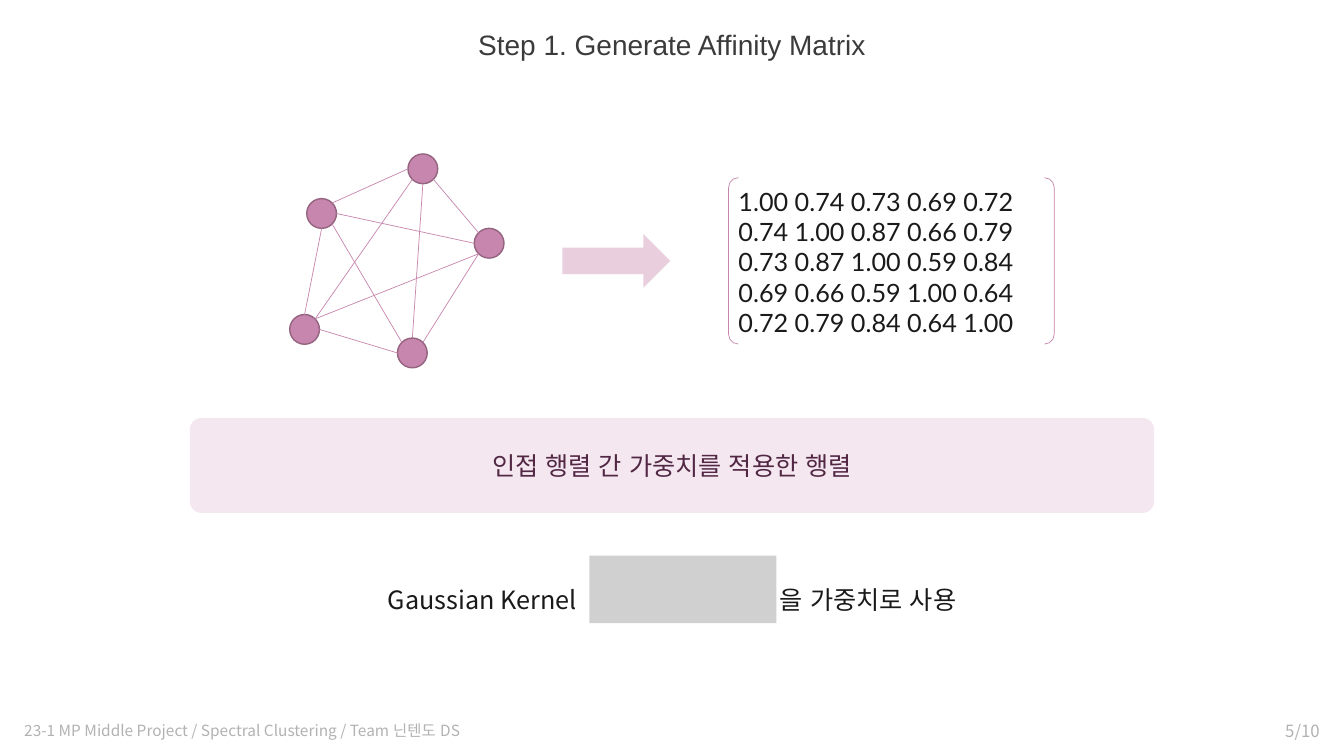
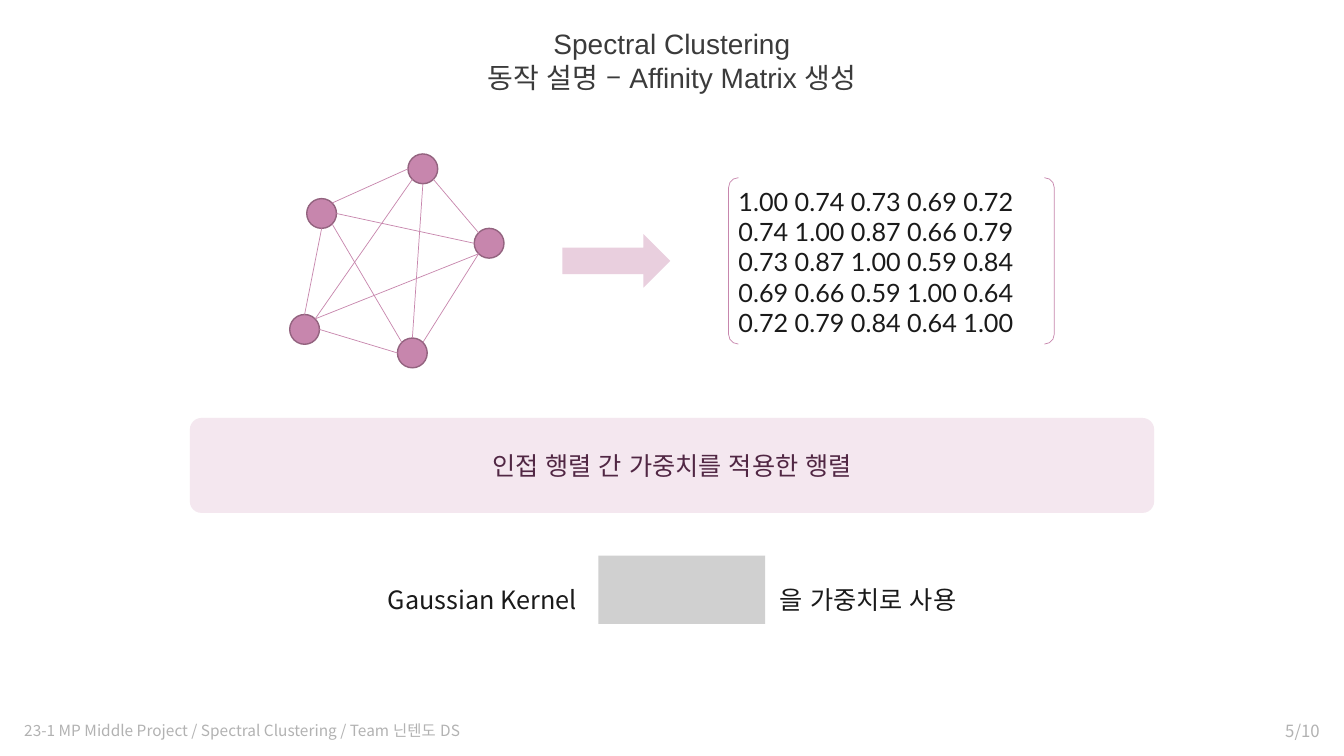
Before and after one commit to Ssunghyn/MP-Middle-Project, a slide deck: slide 5 of MP_Middle_Project/mp_presentation.pptx. Drawn at 1344x756 pixels with LibreOffice and Linux fonts; fonts in the diff are those of the drawing; grey boxes stand for pictures. Boxes give left, top, right and bottom in pixels: in the first picture for what was removed or moved away, otherwise in the second. Text is boxed around its words. In the diff, an @@ line names an element or a change of style, - is before the commit and + after.

Commit message:
발표자료 알고리즘 동작 원리 추가

```diff
--- a/MP_Middle_Project/mp_presentation.pptx
+++ b/MP_Middle_Project/mp_presentation.pptx
@@ text removed at [478, 34, 865, 60] @@
-Step 1. Generate Affinity Matrix
@@ text added at [487, 33, 857, 93], 20 pt, text #3C3C3C @@
+Spectral Clustering
+동작 설명 – Affinity Matrix 생성
@@ picture: place and size @@
-picture at [590, 556, 777, 623]
+picture at [599, 556, 765, 624]
```
Also in this commit, not shown: 5 other slides changed, 5 slides added.
